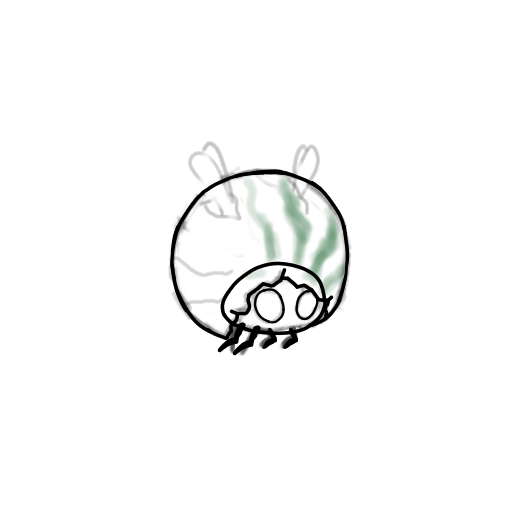
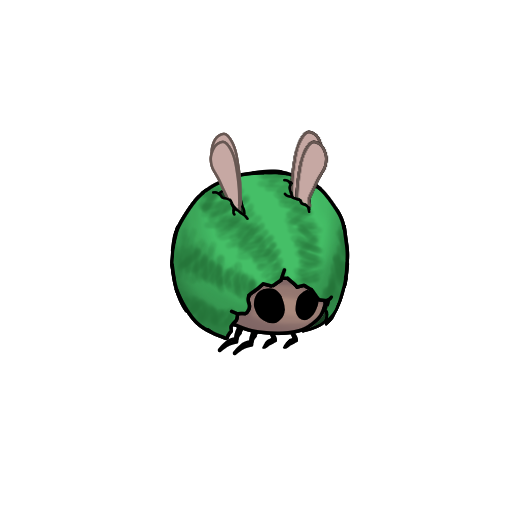
Layers edited between the first and the second 512 x 512 image:
added group "Group 20" (1st of 2) with 13 layers above "Group 20" over [168, 130, 352, 357]
added layer "watermelon mask" in group "Group 20" over [168, 130, 352, 357]
added layer "wing R 1" in group "Group 20" over [256, 130, 352, 320]
added layer "wing R 2" in group "Group 20" over [192, 130, 352, 256]
added layer "wing L 1" in group "Group 20" over [168, 130, 320, 357]
added layer "wing L 2" in group "Group 20" over [192, 130, 320, 256]
added layer "watermelon" (1st of 2, in "Group 20") in group "Group 20" over [168, 130, 352, 357]
added layer "head" (1st of 3, in "Group 20") in group "Group 20" over [168, 192, 352, 357]
added layer "leg B L" (1st of 2, in "Group 20") in group "Group 20" over [168, 256, 352, 357]
added layer "leg B R" (1st of 2, in "Group 20") in group "Group 20" over [189, 320, 332, 357]
added layer "leg F L" (1st of 2, in "Group 20") in group "Group 20" over [192, 320, 320, 357]
added layer "leg F R" (1st of 2, in "Group 20") in group "Group 20" over [256, 320, 320, 352]
renamed "Paint Layer 20" to "watermelon", moved it into group "Group 20", painted on it over [168, 130, 352, 357]
renamed "Paint Layer 21" to "head", moved it into group "Group 20", painted on it over [168, 192, 352, 357]
renamed "Paint Layer 23(pasted)" to "leg B L", moved it into group "Group 20" over [168, 256, 352, 357]
renamed "Paint Layer 22" to "leg B R", moved it into group "Group 20" over [189, 320, 332, 357]
renamed "Paint Layer 22" to "leg F L", moved it into group "Group 20" over [192, 320, 320, 357]
renamed "Paint Layer 22" to "leg F R", moved it into group "Group 20" over [256, 320, 320, 352]
hid group "Group 11" (4 layers) over [168, 130, 352, 357]
